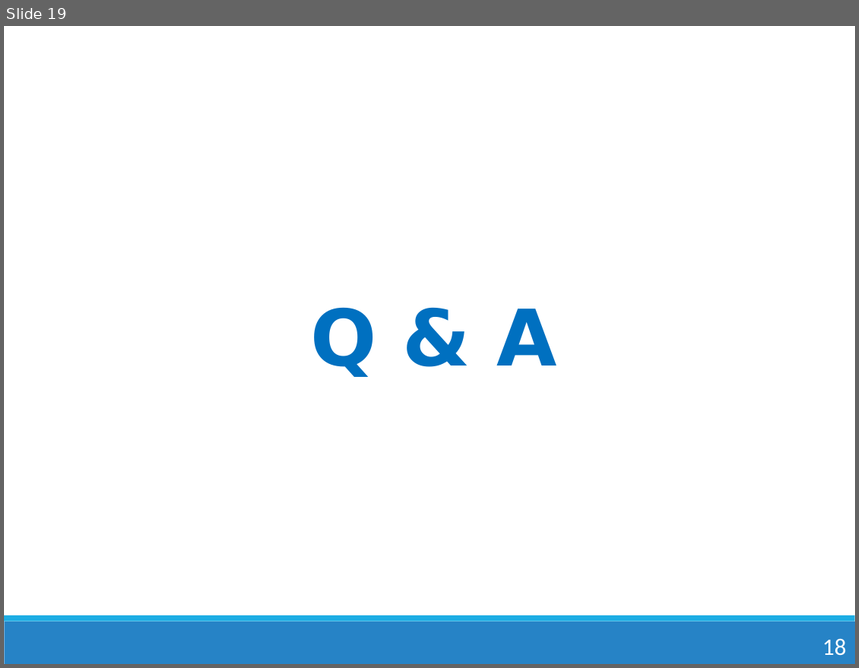
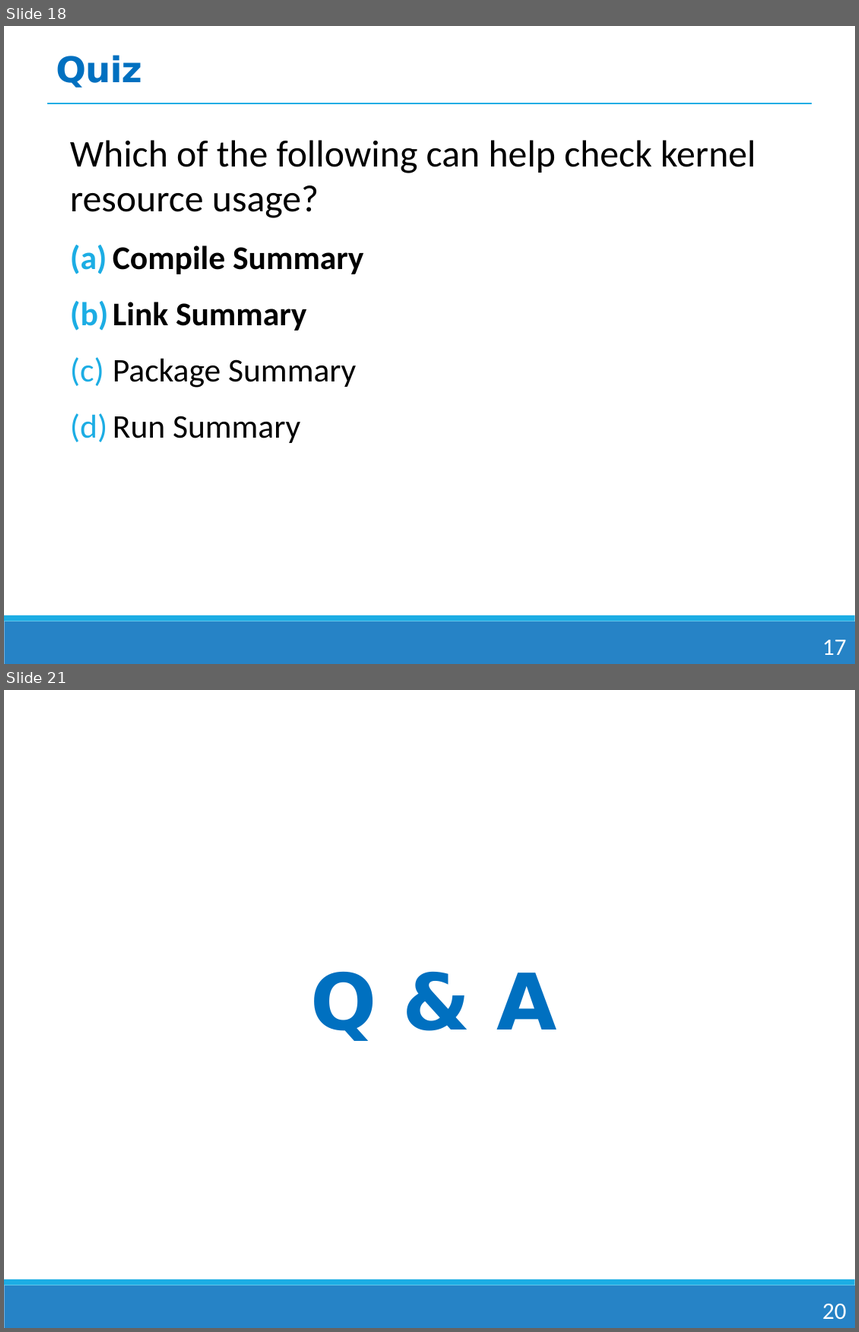
Before and after one commit to jieyunma/AAHLS_LabA, a slide deck: ppt.pptx. Shown one above the other, each under a label of ours: slide 19 before the commit, slides 18 and 21 after it; the slides between them are not shown. The pictures are 859x668 and 859x1332 pixels, drawn with LibreOffice and Linux fonts; fonts in the diff are those of the drawing. Boxes give left, top, right and bottom in pixels: in the first picture for what was removed or moved away, otherwise in the second. Text is boxed around its words. In the diff, an @@ line names an element or a change of style, - is before the commit and + after.

```diff
--- a/ppt.pptx
+++ b/ppt.pptx
@@ slide 18 added at (x1=4, y1=26, x2=855, y2=664), background #FFFFFF; not listed: 2 template elements that a slide beside it also shows @@
@@ text added at (x1=56, y1=55, x2=142, y2=88), 30 pt, text #0070C0, bold @@
+Quiz
@@ line added from (47, 104) to (812, 104), #1CADE4 1.25 pt @@
@@ text added at (x1=70, y1=140, x2=756, y2=443), 32 pt, text #000000 @@
+Which of the following can help check kernel resource usage?
+(a) Compile Summary
+(b) Link Summary
+(c) Package Summary
+(d) Run Summary
@@ page number added at (x1=823, y1=640, x2=847, y2=655), 20 pt, text #FFFFFF @@
+17
@@ what was slide 19 is now slide 21 @@
@@ page number at (x1=823, y1=1304, x2=847, y2=1320): text changed @@
-18
+20
```
Also in this commit, not shown: 1 slide changed, 2 other slides added, 1 slide removed.
